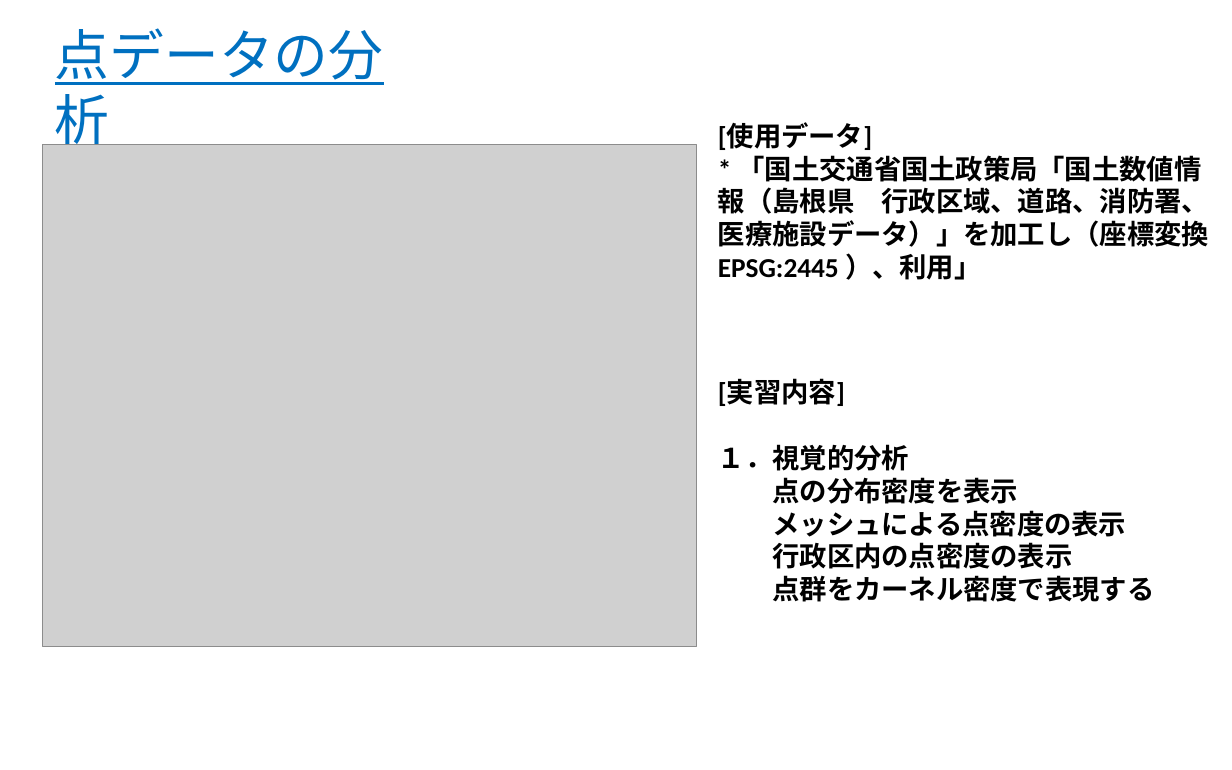
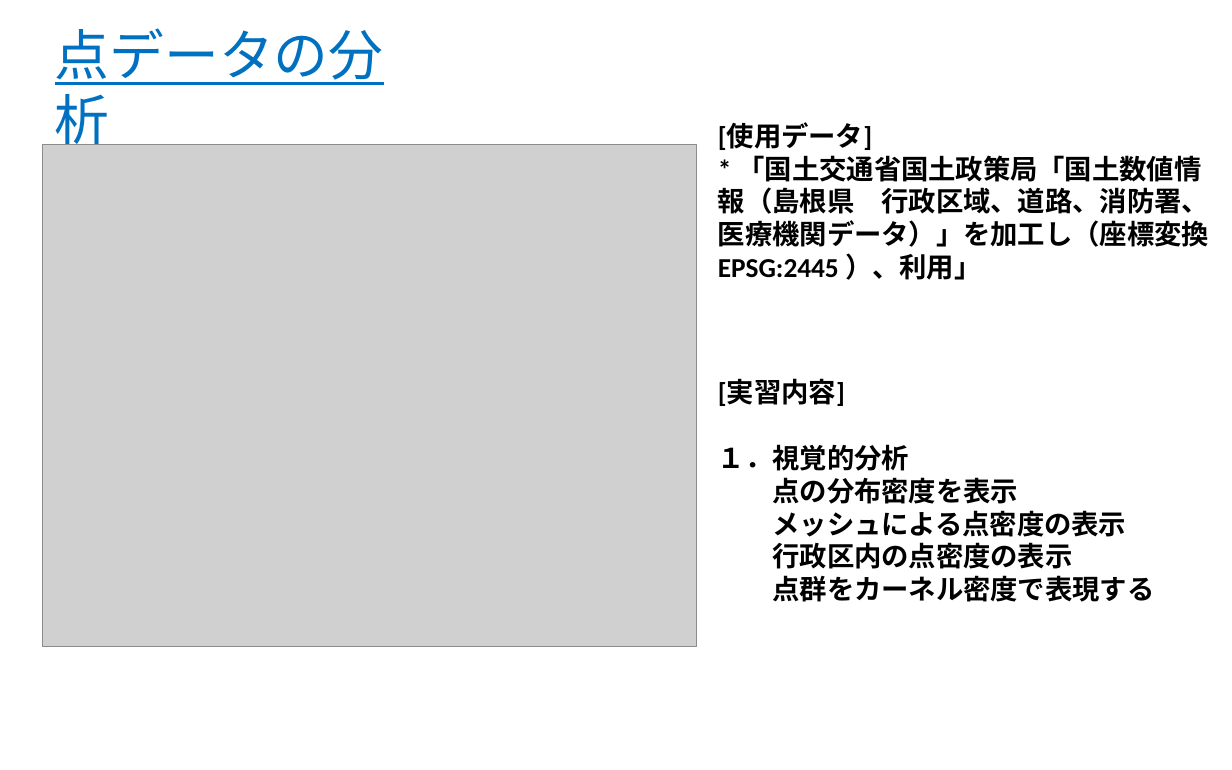
Before and after one commit to yamauchi-inochu/demo, a slide deck: slide 2 of GISオープン教材/14_点データの分析/点データの分析.pptx. Drawn at 1232x770 pixels with LibreOffice and Linux fonts; fonts in the diff are those of the drawing; grey boxes stand for pictures. Boxes give left, top, right and bottom in pixels: in the first picture for what was removed or moved away, otherwise in the second. Text is boxed around its words. In the diff, an @@ line names an element or a change of style, - is before the commit and + after.

```diff
--- a/GISオープン教材/14_点データの分析/点データの分析.pptx
+++ b/GISオープン教材/14_点データの分析/点データの分析.pptx
@@ text at [718, 155, 1209, 280]: text changed @@
-* 「国土交通省国土政策局「国土数値情報（島根県 行政区域、道路、消防署、医療施設データ）」を加工し（座標変換EPSG:2445 ）、利用」
+* 「国土交通省国土政策局「国土数値情報（島根県 行政区域、道路、消防署、医療機関データ）」を加工し（座標変換EPSG:2445 ）、利用」
```
Also in this commit, not shown: 5 other files.
